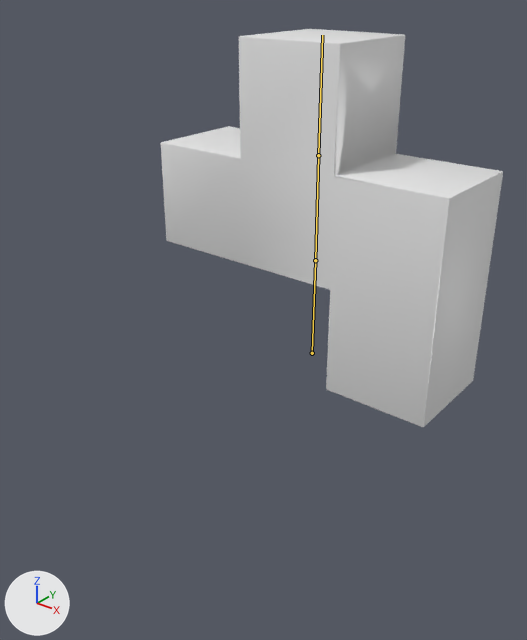
A saved change to the glTF model assets/runtime/enemy/grease-fly/lod0.glb.
One viewpoint serves both versions: a 50 mm lens placed at (4.17, -5.88, 3.52), pointed at (0.78, -1.64, 0.89). The lights are fixed; the arrows at lower left show +X, +Y and +Z. The older version comes first. The bones that bend it are drawn over the model as lines.

The first picture shows 'grease-fly-blockout_lod0'.
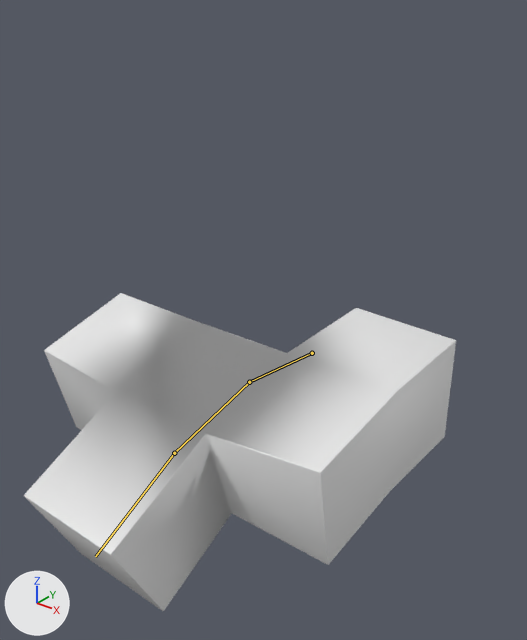
The newer file adds an action. The first version stands in its rest pose; the second is drawn at frame 18 of the action 'death'.

Where the change shows, as pixel boxes [x1, y1, x2, y2] in the pictures (527 x 640 px):
'grease-fly-blockout_lod0', posed (26% wider, 20% shorter)
    before: [161, 29, 503, 427]
    after: [24, 293, 456, 611]
bone 'root', root to tip
    before: (312, 353) to (315, 260)
    after: (312, 353) to (249, 382)
bone 'mid', root to tip
    before: (315, 260) to (318, 155)
    after: (249, 382) to (174, 453)
bone 'tip', root to tip
    before: (318, 155) to (322, 35)
    after: (174, 453) to (95, 556)

What the commit changed:
Bone 'root' (bone_root) turns from (0, 0, 0) to (83, 0, 0) degrees about its own x, y and z.
Bone 'mid' (bone_mid) turns from (0, 0, 0) to (20, 0, 0) degrees about its own x, y and z.
Bone 'tip' (bone_tip) turns from (0, 0, 0) to (14, 0, 0) degrees about its own x, y and z.
